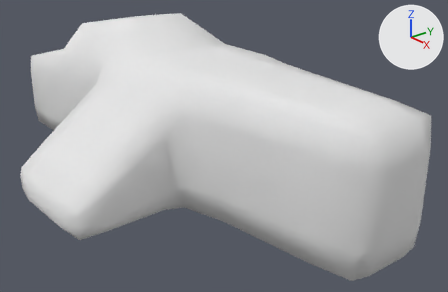
The Blender file Content/Meshes/buggy_body.blend as it was, and as the next commit left it.
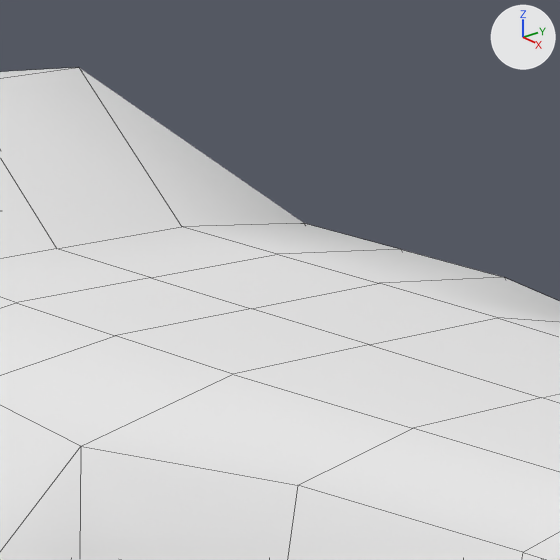
Each version appears first whole from a 50 mm camera at (7.7, -5.69, 3.31) aimed at (0.33, 0.32, -0.52), and next in a close-up on the part from 37% to 62% of the width and 0% to 38% of the height. Every picture has the same lights, and +X, +Y and +Z are marked at upper right. The close-ups show mesh edges as thin lines.
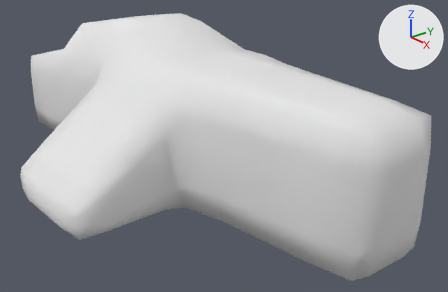
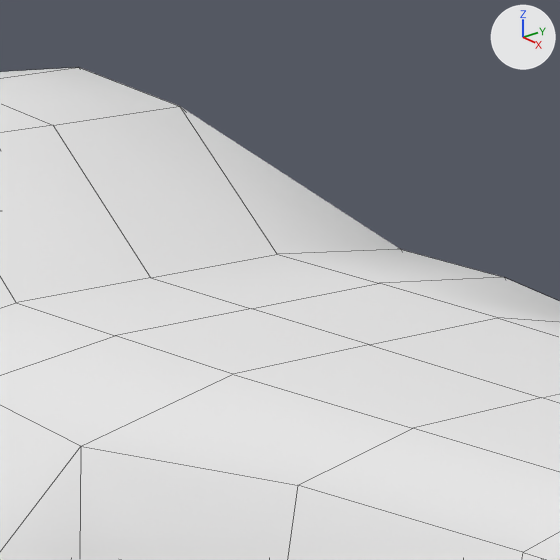
Where the change shows, as pixel boxes [x1, y1, x2, y2] in the close-ups (560 x 560 px; the box of a moved part takes in the faces that stretch with it):
part 1 of me_cube, moved or reshaped: before [0, 67, 398, 308]; after [0, 67, 399, 308]

Diff of the bpy script that builds the scene:
```diff
--- a/Content/Meshes/buggy_body.blend.py
+++ b/Content/Meshes/buggy_body.blend.py
@@ me_cube @@
 me_cube.from_pydata(...)  # 354 vertices, 352 faces; spans x -4.57..4.01, y -2.73..2.72, z -1.15..1.44
 # used by ob_cube; location = (0.0, 0.0, 0.0)
 # before: 261 (-0.5, 0.0, 1.0) at pixel (56, 248), 269 (-0.5, 0.5, 1.0) at pixel (181, 226), 352 (-0.5, -0.5, 1.0)
+# me_cube part 1
+for i in [261, 269, 352]: me_cube.vertices[i].co += Vector((0.0, 0.0, 0.4))
 me_cube.materials.append(mat_material)
```
